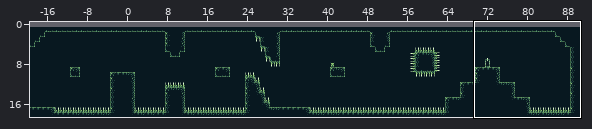
Tiled map (JSON): res/level6.tmj. The picture above shows the old version from afar; the outline marks the close-up.
Close-up. Old version:
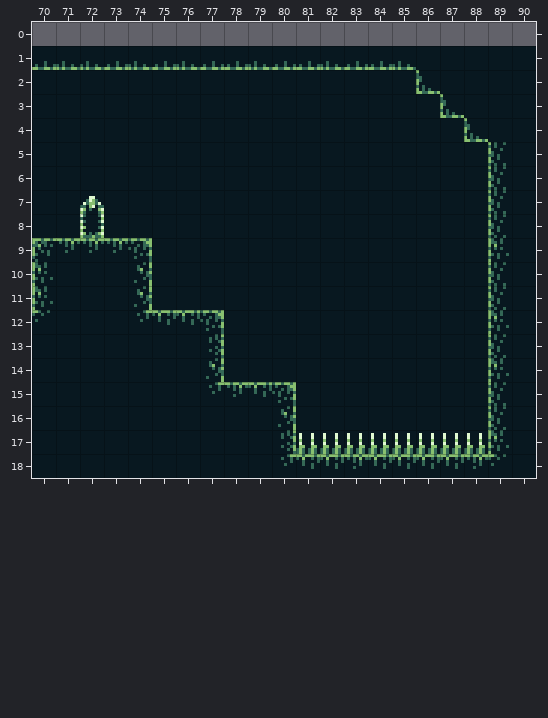
Cells are 8x8 px. Shown: x 70..90, y 0..18. The commit also changed other parts of the map, which this record leaves out. The old version is drawn lined up with the new one.
And afterwards:
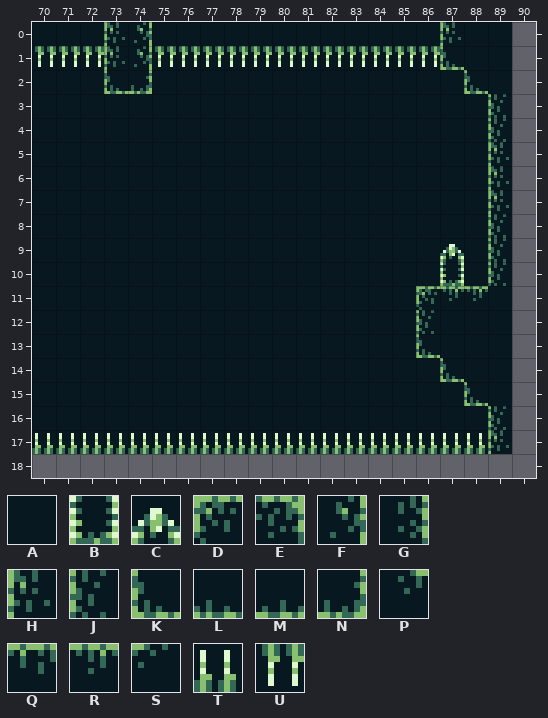
Key: from "caverns": A 0, B 1, C 2, D 4, E 5, F 6, G 7, H 8, J 9, K 10, L 11, M 12, N 13, P 24, Q 25, R 26, S 27, T 30, U 31.
_ is an empty cell, # one hidden under a higher layer.
Difference:
map size 112x18 -> 90x18 cells (old content now starts at -21,1; both pictures use the new coordinates)
Layer "collisions":
y 1..17: x 90 # -> _
y 18: x 70..90 ##################### -> _____________________
Layer "tiles":
y 0: x 70..89 ____________________ -> AAAHFAAAAAAAAAAAAHAA
y 1: x 70..87 MLLMLMLMMLMMLMMLAA -> UUUHFUUUUUUUUUUUUK; x 90 A -> _
y 2: x 73..74 AA -> KN; x 86 K -> A; x 88 A -> K; x 90 A -> _
y 3: x 87 K -> A; x 89..90 AA -> J_
y 4: x 88..90 KAA -> AJ_
y 5..6: x 89..90 JA -> H_
y 7: x 72 C -> A; x 89..90 JA -> H_
y 8: x 72 B -> A; x 90 A -> _
y 9: x 70..74 DRRRE -> AAAAA; x 87 A -> C; x 89..90 HA -> J_
y 10: x 70 H -> A; x 74 F -> A; x 87 A -> B; x 90 A -> _
y 11: x 70 H -> A; x 74 F -> A; x 86..90 AAAJA -> DRRA_
y 12: x 70 S -> A; x 74..77 PQQE -> AAAA; x 86 A -> J; x 89..90 HA -> A_
y 13: x 77 G -> A; x 86 A -> K; x 89..90 JA -> A_
y 14: x 77 F -> A; x 87 A -> K; x 89..90 HA -> A_
y 15: x 77..80 PRQE -> AAAA; x 88..90 AJA -> KA_
y 16: x 80 F -> A; x 90 A -> _
y 17: x 70..80 AAAAAAAAAAG -> TTTTTTTTTTT; x 90 A -> _
y 18: x 70..90 AAAAAAAAAAPQQRQQQQRSA -> _____________________
Pixel boxes of the changes (left, top, right, bottom) in both close-ups:
changed: (32, 22, 536, 478)
